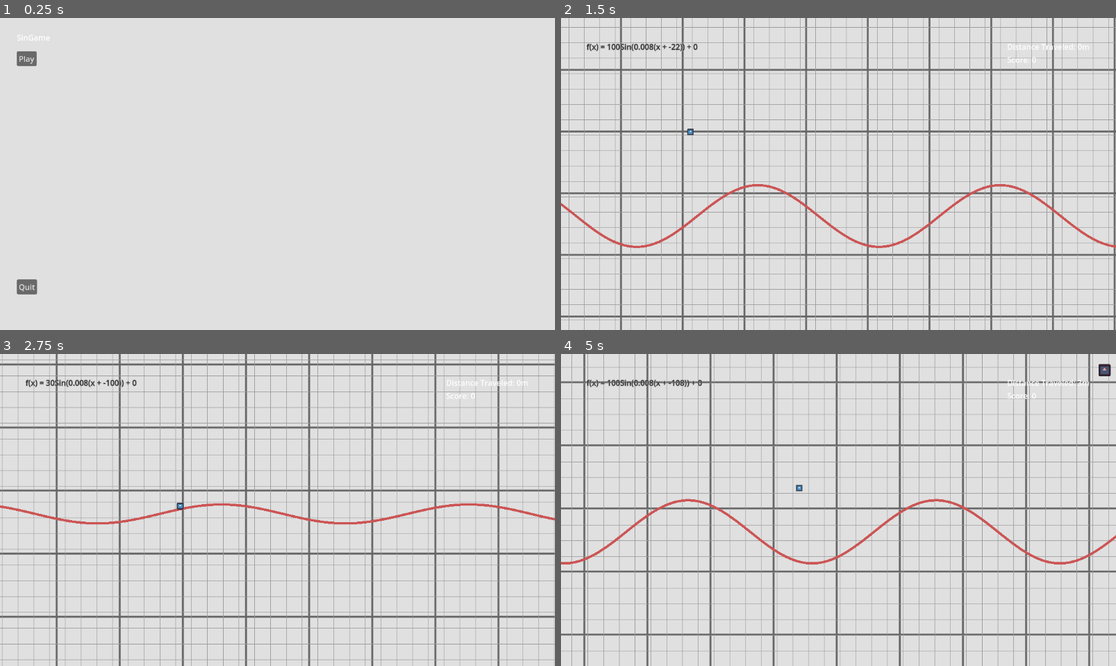
Above: before the commit, frames 1-4 (two rows, left to right).
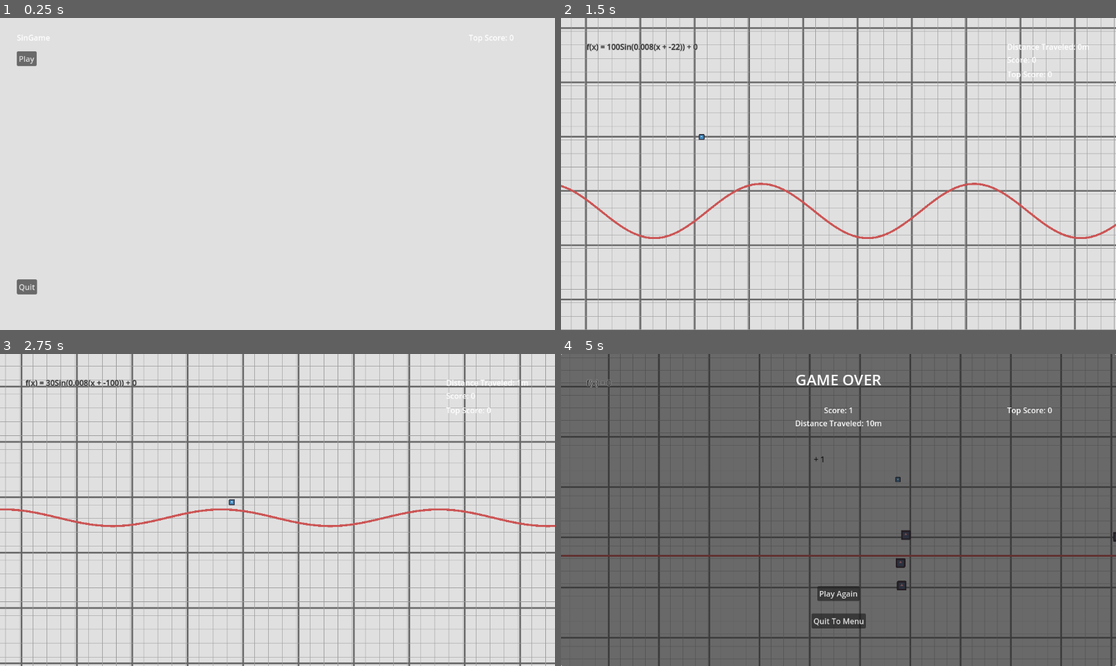
Above: after the commit, the same moments.

Repository: WillowMire/2025GameOffJam
Game: Godot game, scene res://scenes/title_menu.tscn
The game is run twice, just before and just after one commit, with the same random seed, the same clock (stepped at 60 frames per second) and the same inputs. The engine's default icon, where the game draws it, is replaced by a stand-in: a white triangle on a blue panel in a dark square.
Inputs:
- Up to frame 1 (0.25 s): no input
- Up to frame 2 (1.5 s): click "Play" at 0.5 s; tap Enter at 1.25 s; hold Right (right) from 1.28 s (still down)
- Up to frame 3 (2.75 s): release Right (right) at 2.03 s; hold Down (down) from 2.03 s (still down)
- Up to frame 4 (5 s): release Down (down) at 2.78 s; hold Right (right) 2.78-3.53 s; hold Up (up) 3.53-4.28 s; hold Left (left) from 4.28 s (still down)

The runs differ from the first frame. In frame 1, less than 0.1% of the frame differs, in the area x 84-93%, y 5-8%; in frame 2, 28%; in frame 3, 27%; in frame 4, 96%, in the area x 0-100%, y 0-100%.

Commit message:
extra physics tweaking, text pop up when you gain score, save and load system, added "press any key to start" UI at beginning of level

Diff:
--- /dev/null
+++ b/game-off-2025-sine-wave-game/objects/text_pop_up.tscn
@@ -0,0 +1,30 @@
+[gd_scene load_steps=3 format=3 uid="uid://cmhfhy455rxlw"]
+
+[ext_resource type="Script" uid="uid://d22j1vykbdf5w" path="res://scripts/text_pop_up.gd" id="1_2h1dq"]
+
+[sub_resource type="LabelSettings" id="LabelSettings_2h1dq"]
+font_size = 32
+font_color = Color(0.06, 0.06, 0.06, 1)
+
+[node name="TextPopUp" type="Node2D"]
+script = ExtResource("1_2h1dq")
+alive_time = 0.8
+vertical_speed = 50.0
+horizontal_speed = 25.0
+
+[node name="Label" type="Label" parent="."]
+anchors_preset = 8
+anchor_left = 0.5
+anchor_top = 0.5
+anchor_right = 0.5
+anchor_bottom = 0.5
+offset_left = -20.0
+offset_top = -11.5
+offset_right = 20.0
+offset_bottom = 11.5
+grow_horizontal = 2
+grow_vertical = 2
+text = "_"
+label_settings = SubResource("LabelSettings_2h1dq")
+horizontal_alignment = 1
+vertical_alignment = 1
--- a/game-off-2025-sine-wave-game/objects/zero_enemy.tscn
+++ b/game-off-2025-sine-wave-game/objects/zero_enemy.tscn
@@ -7,7 +7,7 @@
 radius = 17.75
 
 [sub_resource type="CircleShape2D" id="CircleShape2D_6aqg1"]
-radius = 70.0
+radius = 86.15
 
 [node name="ZeroEnemy" type="Area2D"]
 collision_layer = 2
--- a/game-off-2025-sine-wave-game/project.godot
+++ b/game-off-2025-sine-wave-game/project.godot
@@ -14,6 +14,10 @@
 run/main_scene="uid://jl7gul5xihvr"
 config/features=PackedStringArray("4.5", "GL Compatibility")
 config/icon="res://sprites/icon.svg"
+
+[autoload]
+
+_SaveLoad="*res://scripts/save_load.gd"
 
 [input]
 
--- a/game-off-2025-sine-wave-game/scenes/arcade.tscn
+++ b/game-off-2025-sine-wave-game/scenes/arcade.tscn
@@ -6,6 +6,7 @@
 [ext_resource type="Script" uid="uid://11hk1me442cd" path="res://scripts/player_object.gd" id="4_cmngb"]
 [ext_resource type="Texture2D" uid="uid://d1oh54iesvoeo" path="res://sprites/icon.svg" id="5_0ukt7"]
 [ext_resource type="Texture2D" uid="uid://ph1epmacmkby" path="res://sprites/grid_2.png" id="6_8hgfh"]
+[ext_resource type="Script" uid="uid://bqeqeb3snc5k1" path="res://scripts/fx_controller.gd" id="7_utn3h"]
 
 [sub_resource type="Curve" id="Curve_658re"]
 _data = [Vector2(0, 0), 0.0, 5.515918, 0, 0, Vector2(0.09302327, 0.5617978), 2.604787, 2.604787, 0, 0, Vector2(0.36046514, 1), 0.0, 0.0, 0, 0]
@@ -13,6 +14,7 @@
 
 [sub_resource type="PhysicsMaterial" id="PhysicsMaterial_658re"]
 friction = 0.0
+bounce = 0.1
 absorbent = true
 
 [sub_resource type="CircleShape2D" id="CircleShape2D_4ltp0"]
@@ -31,7 +33,7 @@
 [sub_resource type="LabelSettings" id="LabelSettings_j7ds0"]
 font_size = 31
 
-[node name="Arcade" type="Node2D" node_paths=PackedStringArray("player", "cam_guide", "cam", "obj_generator", "sin_label", "score_label", "dist_traveled_label", "player_start_node", "line")]
+[node name="Arcade" type="Node2D" node_paths=PackedStringArray("player", "cam_guide", "cam", "obj_generator", "sin_label", "score_label", "top_score_label", "dist_traveled_label", "player_start_node", "fx_controller", "line")]
 script = ExtResource("1_wer3u")
 player = NodePath("PlayerObject")
 cam_guide = NodePath("CamGuide")
@@ -39,8 +41,10 @@
 obj_generator = NodePath("ObjectGeneration")
 sin_label = NodePath("CanvasLayer/SinFunc")
 score_label = NodePath("CanvasLayer/Score")
+top_score_label = NodePath("CanvasLayer/TopScore")
 dist_traveled_label = NodePath("CanvasLayer/DistanceTraveled")
 player_start_node = NodePath("InitialPlayerPosition")
+fx_controller = NodePath("FXController")
 line = NodePath("SinWave")
 a_var = 100.0
 b_var = 0.008
@@ -74,7 +78,7 @@
 
 [node name="MainCam" type="Camera2D" parent="CamGuide"]
 offset = Vector2(300, 0)
-zoom = Vector2(0.655, 0.655)
+zoom = Vector2(0.575, 0.575)
 limit_enabled = false
 position_smoothing_speed = 2.0
 drag_horizontal_enabled = true
@@ -91,9 +95,9 @@
 max_contacts_reported = 1
 script = ExtResource("4_cmngb")
 game_node = NodePath("..")
-col_impulse_mult = 45.0
-col_force_mult = 100.0
-downhill_force_mult = 1.5
+col_impulse_mult = 90.0
+col_force_mult = 150.0
+downhill_force_mult = 1.2
 
 [node name="CollisionShape2D" type="CollisionShape2D" parent="PlayerObject"]
 z_index = 2
@@ -123,6 +127,7 @@
 gravity_scale = 0.0
 lock_rotation = true
 freeze = true
+continuous_cd = 1
 
 [node name="CanvasLayer" type="CanvasLayer" parent="."]
 
@@ -146,6 +151,17 @@
 grow_horizontal = 0
 text = "Score: _"
 
+[node name="TopScore" type="Label" parent="CanvasLayer"]
+anchors_preset = 1
+anchor_left = 1.0
+anchor_right = 1.0
+offset_left = -224.0
+offset_top = 105.0
+offset_right = -132.0
+offset_bottom = 128.0
+grow_horizontal = 0
+text = "Top Score: _"
+
 [node name="DistanceTraveled" type="Label" parent="CanvasLayer"]
 anchors_preset = 1
 anchor_left = 1.0
@@ -289,6 +305,28 @@
 text = "Play Again
 "
 
+[node name="StartScreen" type="Panel" parent="CanvasLayer"]
+anchors_preset = 15
+anchor_right = 1.0
+anchor_bottom = 1.0
+grow_horizontal = 2
+grow_vertical = 2
+
+[node name="Label" type="Label" parent="CanvasLayer/StartScreen"]
+layout_mode = 1
+anchors_preset = 8
+anchor_left = 0.5
+anchor_top = 0.5
+anchor_right = 0.5
+anchor_bottom = 0.5
+offset_left = -20.0
+offset_top = -11.5
+offset_right = 20.0
+offset_bottom = 11.5
+grow_horizontal = 2
+grow_vertical = 2
+text = "Press Any Key to Start"
+
 [node name="ParalaxBackgrounds" type="Node2D" parent="."]
 position = Vector2(574, 325)
 
@@ -296,7 +334,7 @@
 z_index = -5
 scale = Vector2(2, 2)
 repeat_size = Vector2(100, 100)
-repeat_times = 15
+repeat_times = 30
 
 [node name="Sprite2D" type="Sprite2D" parent="ParalaxBackgrounds/Parallax2D"]
 modulate = Color(0.4, 0.4, 0.4, 1)
@@ -308,11 +346,16 @@
 scroll_scale = Vector2(0.4, 0.4)
 scroll_offset = Vector2(-111, -11)
 repeat_size = Vector2(100, 100)
-repeat_times = 60
+repeat_times = 100
 
 [node name="Sprite2D" type="Sprite2D" parent="ParalaxBackgrounds/Parallax2D2"]
 modulate = Color(0.61, 0.61, 0.61, 1)
 texture = ExtResource("6_8hgfh")
+
+[node name="FXController" type="Node" parent="."]
+script = ExtResource("7_utn3h")
+
+[node name="TextPopUps" type="Node" parent="FXController"]
 
 [connection signal="body_entered" from="PlayerObject" to="PlayerObject" method="_on_body_entered"]
 [connection signal="body_entered" from="PlayerObject/Area2D" to="PlayerObject" method="_on_area_2d_body_entered"]
--- a/game-off-2025-sine-wave-game/scenes/title_menu.tscn
+++ b/game-off-2025-sine-wave-game/scenes/title_menu.tscn
@@ -11,7 +11,7 @@
 grow_vertical = 2
 script = ExtResource("1_ij6cu")
 
-[node name="Label" type="Label" parent="."]
+[node name="Title" type="Label" parent="."]
 layout_mode = 1
 offset_left = 35.0
 offset_top = 29.0
@@ -36,5 +36,17 @@
 text = "Quit
 "
 
+[node name="TopScore" type="Label" parent="."]
+layout_mode = 1
+anchors_preset = 1
+anchor_left = 1.0
+anchor_right = 1.0
+offset_left = -125.0
+offset_top = 29.0
+offset_right = -85.0
+offset_bottom = 52.0
+grow_horizontal = 0
+text = "Top Score: _"
+
 [connection signal="pressed" from="Play" to="." method="_on_button_pressed"]
 [connection signal="pressed" from="Quit" to="." method="_on_quit_pressed"]
--- a/game-off-2025-sine-wave-game/scripts/arcade_main.gd
+++ b/game-off-2025-sine-wave-game/scripts/arcade_main.gd
@@ -10,8 +10,10 @@
 @export var obj_generator : _ObjectGeneration
 @export var sin_label : Label
 @export var score_label : Label
+@export var top_score_label: Label
 @export var dist_traveled_label : Label
 @export var player_start_node : Node2D
+@export var fx_controller : _FXController
 
 var sin_collision : CollisionShape2D
 var seg : SegmentShape2D
@@ -35,6 +37,7 @@
 @export var v_down_multiplier : float
 @export var h_move_control_lerp_time : float
 var score : int : set = set_score
+var top_score : int : set = set_top_score
 var dist_traveled : int : set = set_dist_traveled
 var start_pos : float
 var running : bool
@@ -52,6 +55,10 @@
 	score_label.text = "Score: " + str(value)
 	score = value
 
+func set_top_score(value : int):
+	top_score_label.text = "Top Score: " + str(value)
+	top_score = value
+
 func calc_dist_traveled(distance : int) -> int:
 	#convert distance in pixels to whatever I want
 	@warning_ignore("integer_division")
@@ -65,6 +72,7 @@
 	$CanvasLayer/Score.visible = true
 	$CanvasLayer/DistanceTraveled.visible = true
 	$CanvasLayer/EndGameScreen.visible = false
+	$CanvasLayer/StartScreen.visible = true
 	if DEBUG:
 		$CanvasLayer/DEBUG.visible = true
 
@@ -200,6 +208,7 @@
 
 func setup_game():
 	setup_ui()
+	top_score = _SaveLoad.save_contents.top_score
 	start_pos = player_start_node.global_position.x
 	score = 0
 	initial_a = a_var
@@ -220,28 +229,32 @@
 func add_score(value : int):
 	if game_ended: return
 	score += value
+	fx_controller.inst_text_pop_up(player.global_position, "+ " + str(value))
 	print("added score: " + str(value))
 
 func start_game():
+	$CanvasLayer/StartScreen.visible = false
 	player.freeze = false
 	running = true
 
 func reset_game():
-	game_ended = false
-	a_var = initial_a
-	b_var = initial_b
-	c_var = initial_c
-	d_var = initial_d
-	setup_ui()
-	update_sin_label()
-	score = 0
-	obj_generator.despawn_all()
-	player.global_position = player_start_node.global_position
-	player.freeze = true
-	cam_guide.position = cam_guide.find_pos()
-	cam.zoom = cam_guide.find_zoom()
-	draw_wave()
-	running = false
+	pass
+	#save data
+	#game_ended = false
+	#a_var = initial_a
+	#b_var = initial_b
+	#c_var = initial_c
+	#d_var = initial_d
+	#setup_ui()
+	#update_sin_label()
+	#score = 0
+	#obj_generator.despawn_all()
+	#player.global_position = player_start_node.global_position
+	#player.freeze = true
+	#cam_guide.position = cam_guide.find_pos()
+	#cam.zoom = cam_guide.find_zoom()
+	#draw_wave()
+	#running = false
 
 var game_ended : bool = false
 func end_game(end_type : String):
@@ -251,14 +264,24 @@
 			sin_label.text = "f(x) = 0"
 			draw_wave("zero")
 			update_sin_collision()
+	save_top_score()
 	$CanvasLayer/Score.visible = false
 	$CanvasLayer/DistanceTraveled.visible = false
 	$CanvasLayer/EndGameScreen/DistanceTraveled.text = "Distance Traveled: " + str(dist_traveled) + "m"
 	$CanvasLayer/EndGameScreen/Score.text = "Score: " + str(score)
 	$CanvasLayer/EndGameScreen.visible = true
 
+func save_top_score():
+	if score > _SaveLoad.save_contents.top_score:
+		_SaveLoad.save_contents.top_score = score
+		_SaveLoad._save()
+
+func load_data():
+	_SaveLoad._load()
+	top_score = _SaveLoad.save_contents.top_score
+
 func _on_play_again_pressed() -> void:
-	reset_game()
+	get_tree().reload_current_scene()
 
 
 func _on_quit_to_menu_pressed() -> void:
--- /dev/null
+++ b/game-off-2025-sine-wave-game/scripts/fx_controller.gd
@@ -0,0 +1,10 @@
+extends Node
+class_name _FXController
+
+var text_pop_up = preload("res://objects/text_pop_up.tscn")
+
+func inst_text_pop_up(pos : Vector2, text : String):
+	var inst = text_pop_up.instantiate()
+	inst.global_position = pos
+	inst.text = text
+	$TextPopUps.add_child(inst)
--- a/game-off-2025-sine-wave-game/scripts/object_generation.gd
+++ b/game-off-2025-sine-wave-game/scripts/object_generation.gd
@@ -9,9 +9,11 @@
 @export var spawn_base_interval : float
 @export var interval_random_variance : float
 
-func _process(delta: float) -> void:
+func _ready() -> void:
 	if spawn_base_interval - interval_random_variance < 0:
-		push_error("timer can be negative, make sure interval_random_variance is less than spawn_base_interval")
+		push_error("timer cant be negative, make sure interval_random_variance is less than spawn_base_interval")
+
+func _physics_process(delta: float) -> void:
 	if !game_node.running: return
 	spawner(delta)
 	despawner()
--- /dev/null
+++ b/game-off-2025-sine-wave-game/scripts/save_load.gd
@@ -0,0 +1,25 @@
+extends Node
+
+const save_path = "user://save_dat.json"
+
+#IF YOU CHANGE ANYTHING HERE ALSO CHANGE IT IN _LOAD() FUNC
+var save_contents: Dictionary = {
+	"top_score": 0
+}
+
+func _ready() -> void:
+	_load()
+
+func _save():
+	var file = FileAccess.open(save_path, FileAccess.WRITE)
+	file.store_var(save_contents.duplicate())
+	file.close()
+
+func _load():
+	if !FileAccess.file_exists(save_path): return
+	var file = FileAccess.open(save_path, FileAccess.READ)
+	var data = file.get_var()
+	file.close()
+
+	var save_data = data.duplicate()
+	save_contents.top_score = save_data.top_score
--- /dev/null
+++ b/game-off-2025-sine-wave-game/scripts/text_pop_up.gd
@@ -0,0 +1,25 @@
+extends Node2D
+
+var text : String = "smth W3nt Wr0ng"
+@export var alive_time : float = 1
+var alive_timer : float = 0
+
+@export var vertical_speed : float = 1
+@export var horizontal_speed : float = 1
+
+func _ready() -> void:
+	$Label.text = text
+
+func _process(delta: float) -> void:
+	move_up(delta)
+	kill(delta)
+
+func kill(delta) -> void:
+	alive_timer += delta
+	if alive_timer >= alive_time:
+		self.queue_free()
+
+func move_up(delta : float) -> void:
+	self.position.y -= delta * vertical_speed
+	var rand = randf_range(-1, 1)
+	self.position.x += delta * vertical_speed * rand
--- a/game-off-2025-sine-wave-game/scripts/title_menu.gd
+++ b/game-off-2025-sine-wave-game/scripts/title_menu.gd
@@ -1,5 +1,10 @@
 extends Control
 
+var top_score
+
+func _ready() -> void:
+	top_score = _SaveLoad.save_contents.top_score
+	$TopScore.text = "Top Score: " + str(top_score)
 
 func _on_button_pressed() -> void:
 	get_tree().change_scene_to_file("res://scenes/arcade.tscn")
Not shown: 1 places in game-off-2025-sine-wave-game/scenes/arcade.tscn that only renumber resources
Not shown, added: game-off-2025-sine-wave-game/scripts/fx_controller.gd.uid
Not shown, added: game-off-2025-sine-wave-game/scripts/save_load.gd.uid
Not shown, added: game-off-2025-sine-wave-game/scripts/text_pop_up.gd.uid
